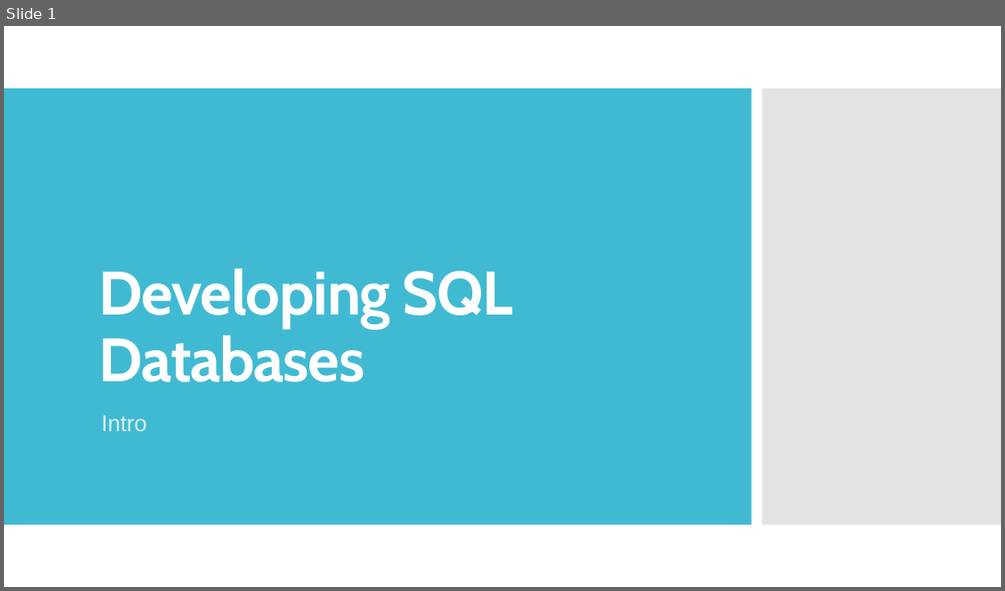
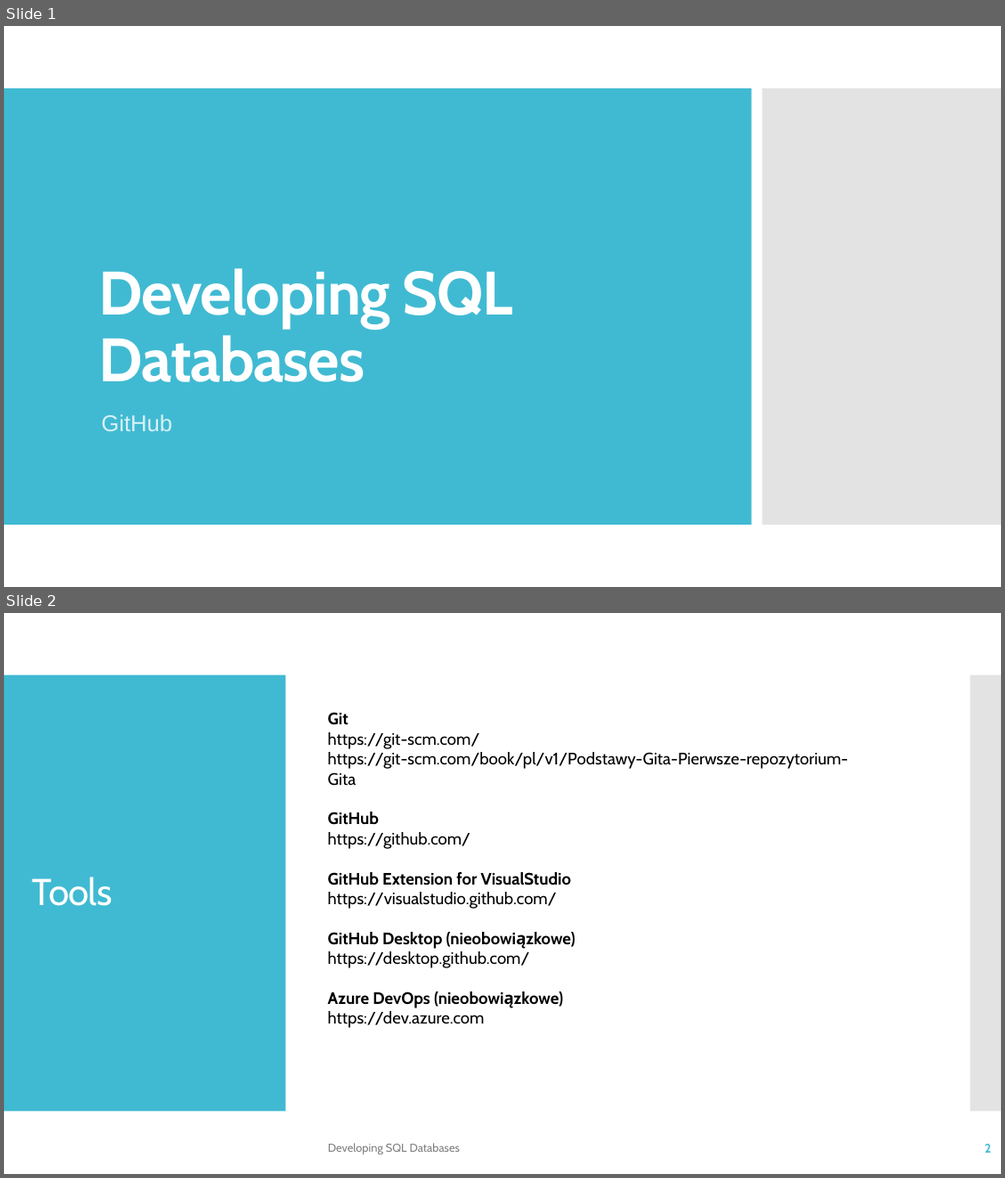
Before and after one commit to TKostyrka/70762DevSQLDB, a slide deck: DEVSQL_00_Intro/DEVSQL_00C_GitHub.pptx. Shown one above the other, each under a label of ours: slide 1 before the commit, slides 1 and 2 after it. The pictures are 1005x591 and 1005x1178 pixels, drawn with LibreOffice and Linux fonts; fonts in the diff are those of the drawing. Boxes give left, top, right and bottom in pixels: in the first picture for what was removed or moved away, otherwise in the second. Text is boxed around its words. In the diff, an @@ line names an element or a change of style, - is before the commit and + after.

```diff
--- a/DEVSQL_00_Intro/DEVSQL_00C_GitHub.pptx
+++ b/DEVSQL_00_Intro/DEVSQL_00C_GitHub.pptx
@@ slide 2 added at box(4, 613, 1001, 1174), background #FFFFFF @@
@@ rectangle added at box(4, 675, 286, 1111), fill #40BAD2 @@
@@ rectangle added at box(971, 675, 1001, 1111), fill #C8C8C8 at 50% opacity @@
@@ text added at box(328, 712, 849, 1028), 16 pt, text #000000 @@
+Git
+https://git-scm.com/
+https://git-scm.com/book/pl/v1/Podstawy-Gita-Pierwsze-repozytorium-Gita
+GitHub
+https://github.com/
+GitHub Extension for VisualStudio
+https://visualstudio.github.com/
+GitHub Desktop (nieobowiązkowe)
+https://desktop.github.com/
+Azure DevOps (nieobowiązkowe)
+https://dev.azure.com
@@ title added at box(32, 876, 113, 906), 36 pt, text #FFFFFF @@
+Tools
@@ text added at box(328, 1143, 460, 1154), 11 pt, text #808080 @@
+Developing SQL Databases
@@ page number added at box(985, 1143, 991, 1152), 12 pt, text #40BAD2, bold @@
+2
@@ slide 1 changed as well @@
@@ subtitle at box(101, 414, 172, 431): text changed @@
-Intro
+GitHub
```
Also in this commit, not shown: 2 other slides changed, 22 other slides added, 2 slides removed, 1 other file.
